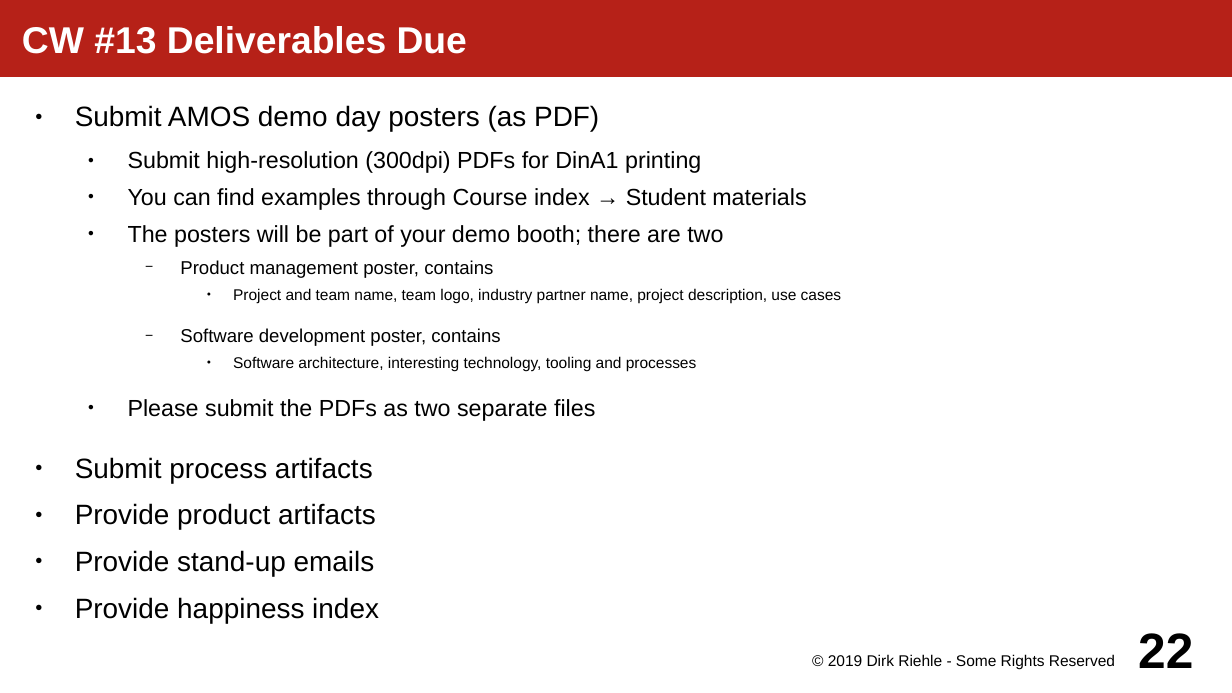
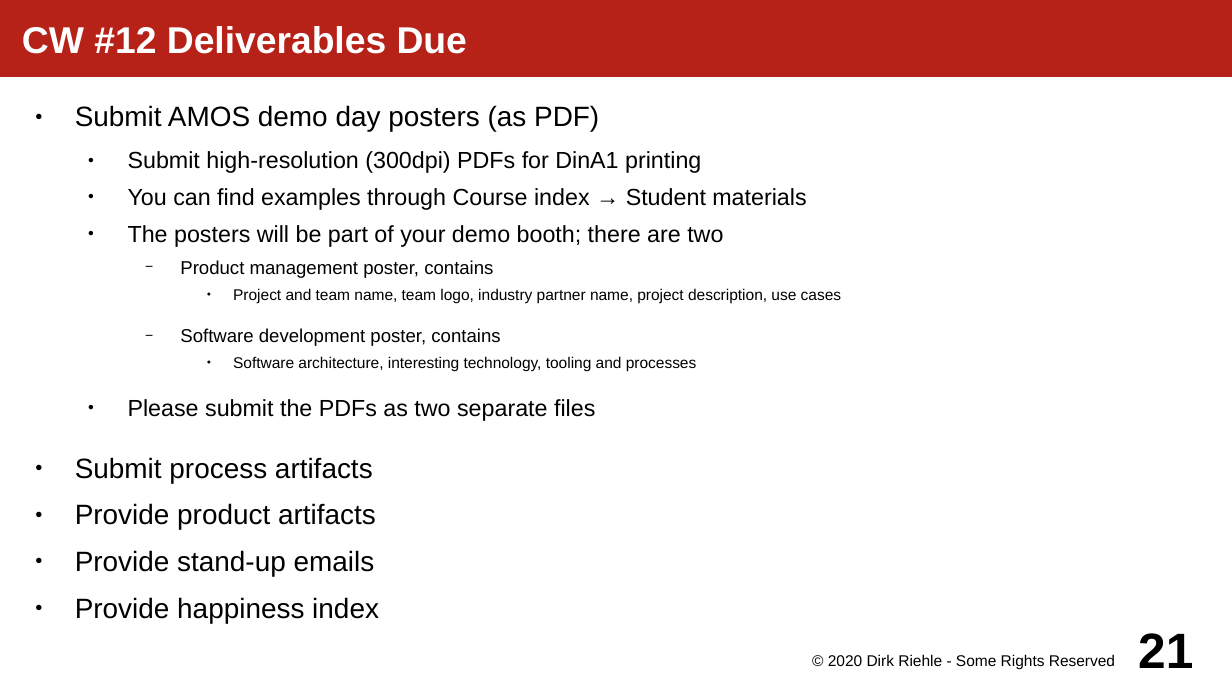
Before and after one commit to dirkriehle/amos-course, a slide deck: slide 21 of Lecture slides/AMOS A02 - Course Schedule.odp (slide 22 before the commit). Drawn at 1232x693 pixels with LibreOffice and Linux fonts; fonts in the diff are those of the drawing. Boxes give left, top, right and bottom in pixels: in the first picture for what was removed or moved away, otherwise in the second. Text is boxed around its words. In the diff, an @@ line names an element or a change of style, - is before the commit and + after.

```diff
--- a/Lecture slides/AMOS A02 - Course Schedule.odp
+++ b/Lecture slides/AMOS A02 - Course Schedule.odp
@@ title at bbox=[22, 26, 467, 54]: text changed @@
-CW #13 Deliverables Due
+CW #12 Deliverables Due
@@ text at bbox=[828, 654, 1115, 670]: text changed @@
-© 2019 Dirk Riehle - Some Rights Reserved
+© 2020 Dirk Riehle - Some Rights Reserved
@@ page number at bbox=[1138, 633, 1193, 668]: text changed @@
-22
+21
```
Also in this commit, not shown: 23 other slides changed, 1 slide removed, 33 other files.
